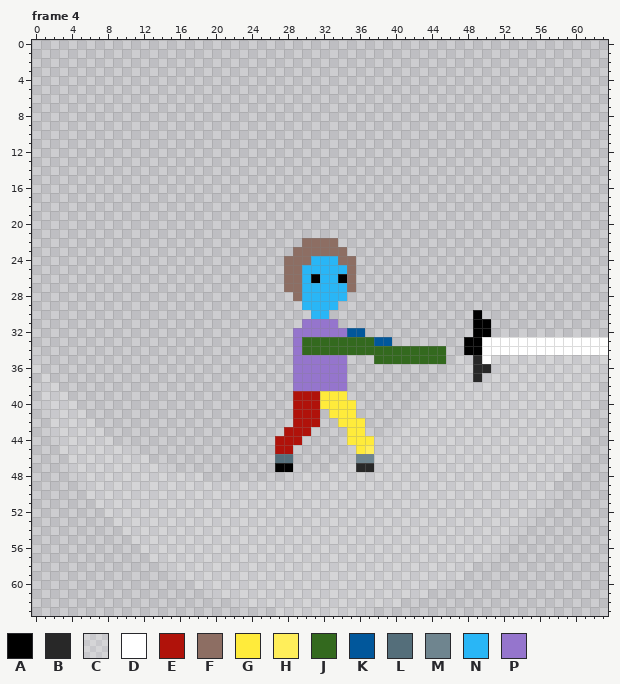
Pixel-art file -- The Fallen Guardian/Assets/Art/Characters/Player/_Sword/Player_Sword_BasicAttack_Right.aseprite. That is the earlier state.
64x64 pixels, 8 frames. Shown: frame 4. The commit also changed other frames, which this record leaves out.
Palette (. is transparent): A #000000  B #282828  C #ffffff28  D #ffffff  E #b0120a  F #8d6e63  G #ffeb3b  H #ffee5a  J #33691e  K #01579b  L #546e7a  M #6f858f  N #29b6f6  P #9575cd
Now the later version:
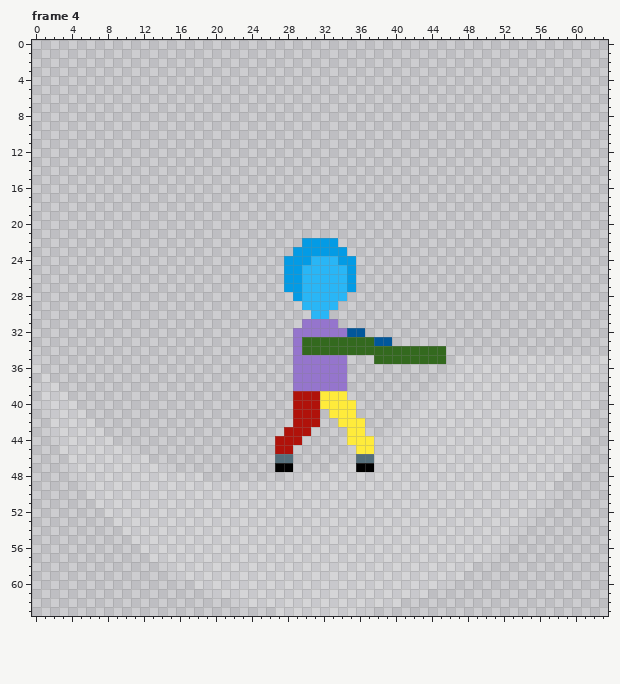
What changed:
layer "Weapons/Sword" now hidden
layer "Eyes/Eyes 0" now hidden
layer "Hair/Hair 0" now hidden
colour F: #8d6e63 -> #039be5
Frame 4:
y 26: x 31 A -> N; x 34 A -> N
y 30: x 49 A -> .
y 31..32: x 49..50 AA -> ..
y 33..34: x 48..63 AADDDDDDDDDDDDDD -> ................
y 35: x 49..50 BD -> CC
y 36: x 49..50 BB -> CC
y 37: x 49 B -> C
y 45: x 37 H -> G
y 46: x 36..37 MM -> LL
y 47: x 36..37 BB -> AA
Where, in picture pixels (left, top, right, bottom), the same in both pictures:
changed: (284, 238, 356, 301)
changed: (464, 310, 608, 382)
changed: (356, 445, 374, 472)
